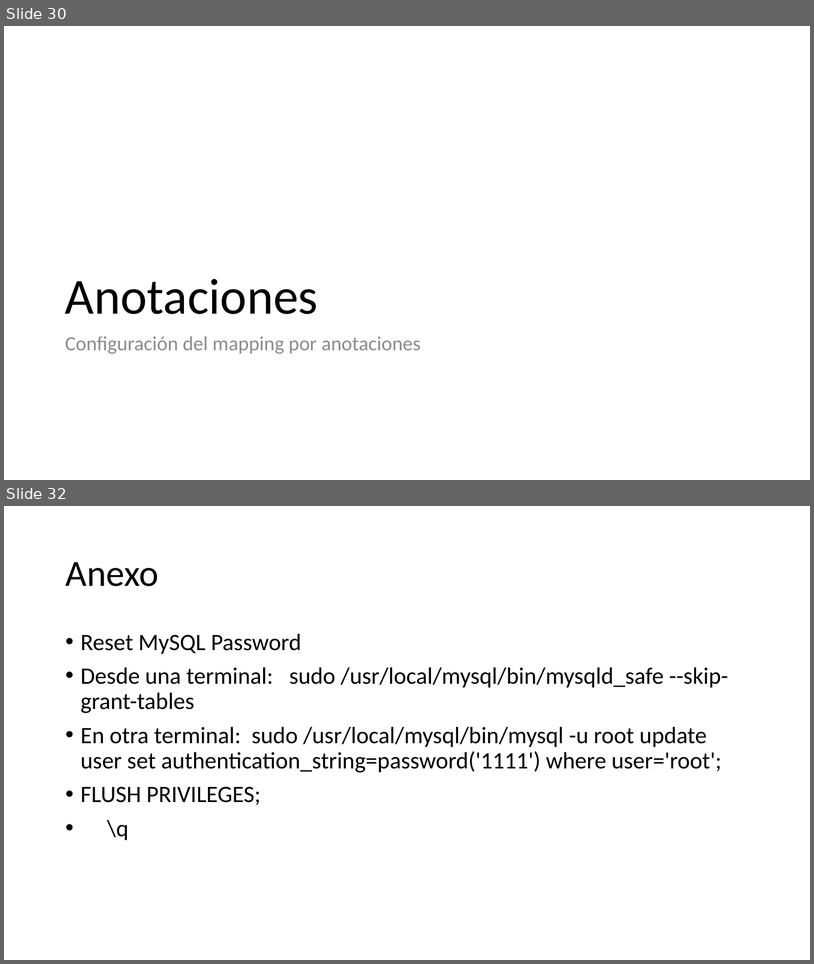
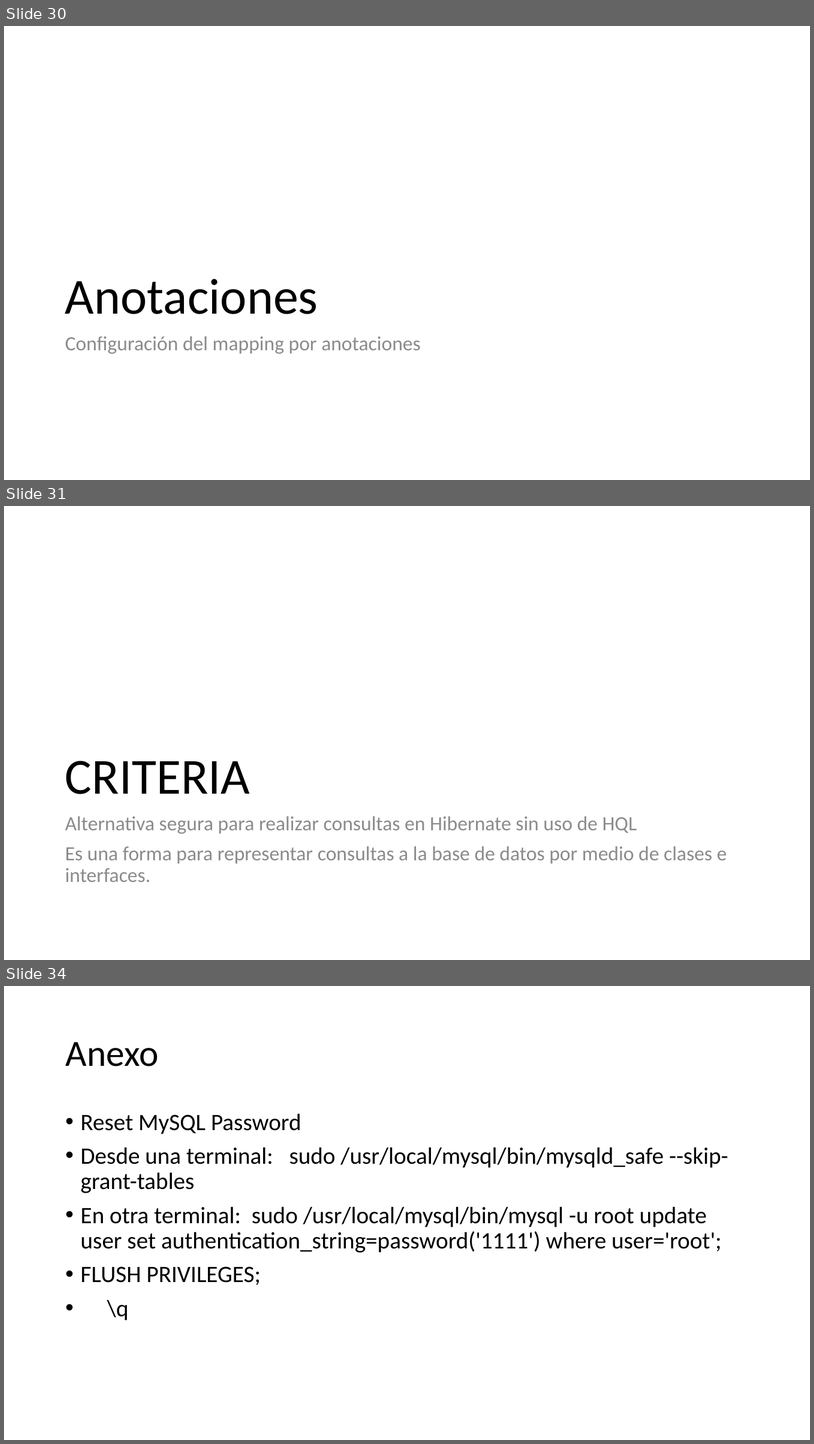
Before and after one commit to freddyPower/3CT-Frameworks-Documentacion, a slide deck: Frameworks-PP4.pptx. Shown one above the other, each under a label of ours: slides 30 and 32 before the commit, slides 30, 31 and 34 after it; the slides between them are not shown. The pictures are 814x964 and 814x1444 pixels, drawn with LibreOffice and Linux fonts; fonts in the diff are those of the drawing. Boxes give left, top, right and bottom in pixels: in the first picture for what was removed or moved away, otherwise in the second. Text is boxed around its words. In the diff, an @@ line names an element or a change of style, - is before the commit and + after.

```diff
--- a/Frameworks-PP4.pptx
+++ b/Frameworks-PP4.pptx
@@ slide 31 added at (4, 506, 810, 960), background #FFFFFF @@
@@ title added at (65, 760, 250, 794), 60 pt, text #000000 @@
+CRITERIA
@@ text added at (65, 816, 728, 882), 24 pt, text #8C8C8C @@
+Alternativa segura para realizar consultas en Hibernate sin uso de HQL
+Es una forma para representar consultas a la base de datos por medio de clases e interfaces.
@@ what was slide 32 is now slide 34 @@
```
Also in this commit, not shown: 1 other slide added, 11 other files.
